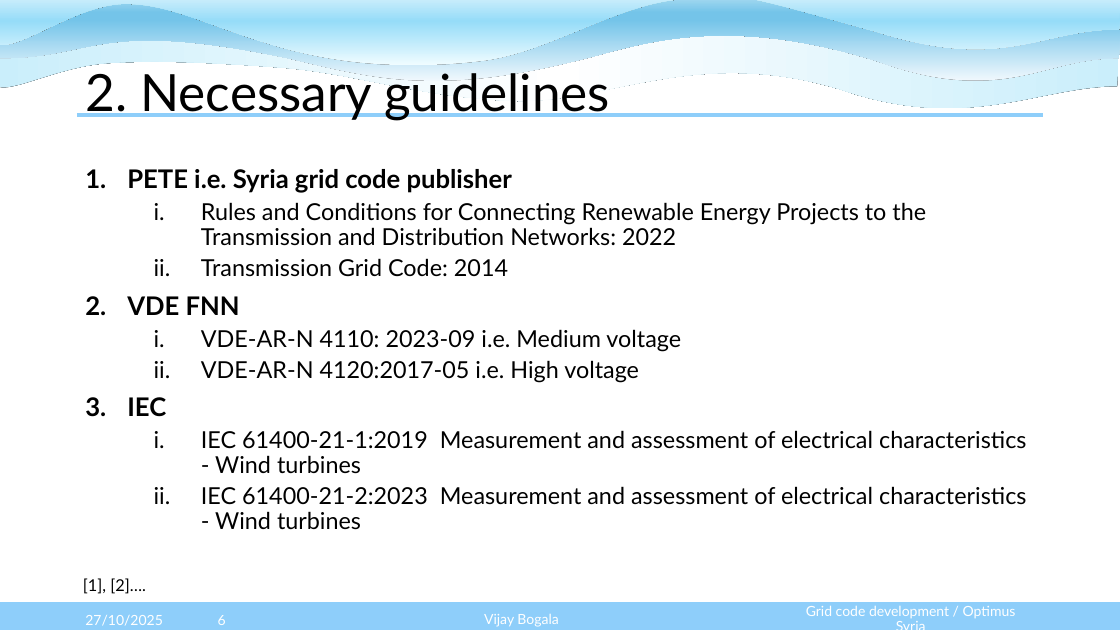
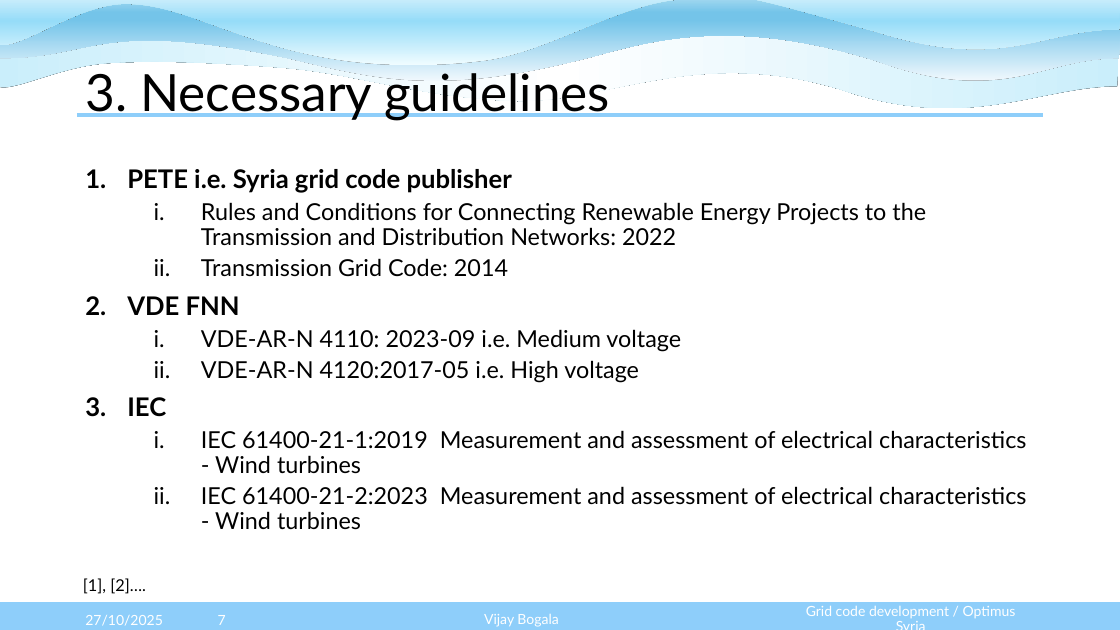
Before and after one commit to Karim-bakhtyar/Optimus-Syria-WEC, a slide deck: slide 7 of 3_Presentations/week 5/Week_5 Team Grid Code Development WEC 2025.pptx (slide 6 before the commit). Drawn at 1120x630 pixels with LibreOffice and Linux fonts; fonts in the diff are those of the drawing. Boxes give left, top, right and bottom in pixels: in the first picture for what was removed or moved away, otherwise in the second. Text is boxed around its words. In the diff, an @@ line names an element or a change of style, - is before the commit and + after.

```diff
--- a/3_Presentations/week 5/Week_5 Team Grid Code Development WEC 2025.pptx
+++ b/3_Presentations/week 5/Week_5 Team Grid Code Development WEC 2025.pptx
@@ title at [85,66,610,120]: text changed @@
-2. Necessary guidelines
+3. Necessary guidelines
@@ page number at [218,615,226,625]: text changed @@
-6
+7
```
Also in this commit, not shown: 4 other slides changed, 1 slide added.
